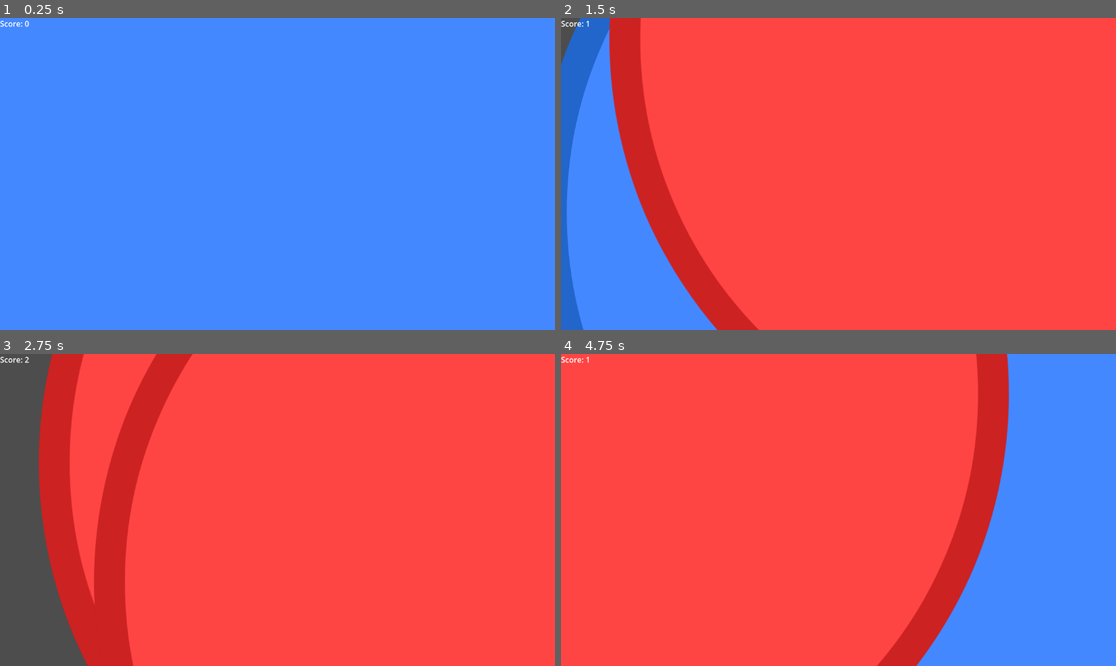
Above: before the commit, frames 1-4 (two rows, left to right).
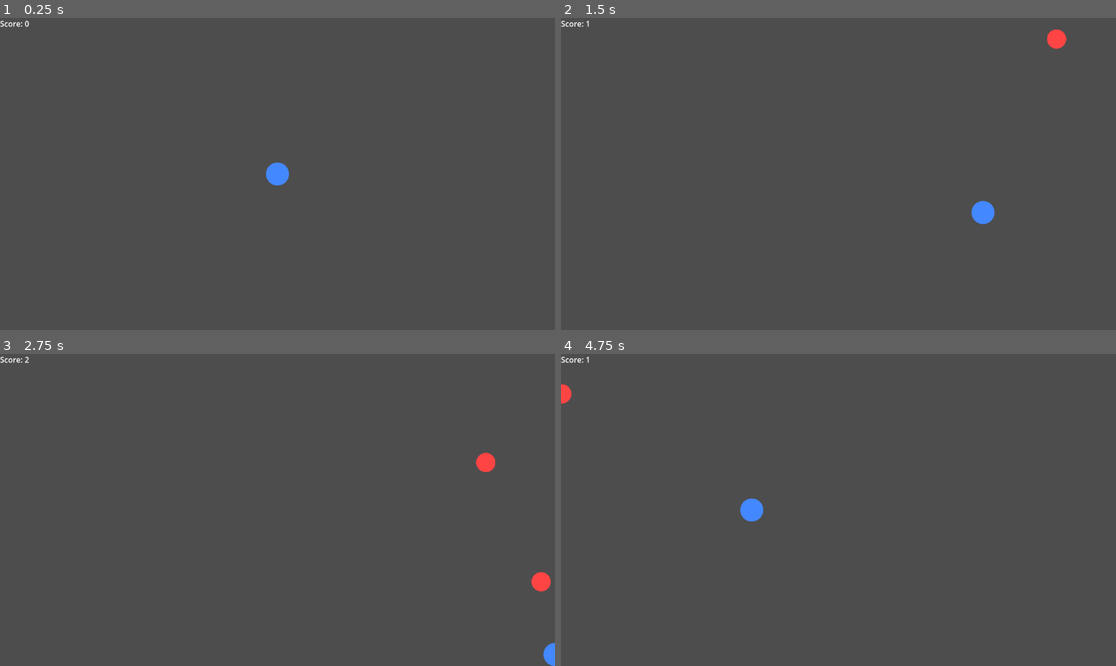
Above: after the commit, the same moments.

Repository: aiyimu/godot-dodge-monster-learning
Game: Godot game, scene res://scenes/main.tscn
Two runs of this game, one before a commit and one after it. Both use one fixed random seed, a clock stepped at 60 frames per second and the inputs below. Before the commit the project has no main scene; this scene is started directly in both runs.
Inputs:
- Up to frame 1 (0.25 s): no input
- Up to frame 2 (1.5 s): tap Enter at 0.5 s; hold Right (ui_right) 0.53-1.28 s; hold Down (ui_down) from 1.28 s (still down)
- Up to frame 3 (2.75 s): release Down (ui_down) at 2.03 s; hold Right (ui_right) from 2.03 s (still down)
- Up to frame 4 (4.75 s): release Right (ui_right) at 2.78 s; hold Up (ui_up) 2.78-3.5 s; click "Restart" at 3.5 s; tap Space at 4.25 s; hold Left (ui_left) from 4.28 s (still down)

The runs differ from the first frame. In frame 1, 100% of the frame differs, in the area x 0-100%, y 0-100%; in frame 2, 100%; in frame 3, 91%; in frame 4, 100%.

Commit message:
fix: 修复敌人/玩家贴图过大

Diff:
--- a/project.godot
+++ b/project.godot
@@ -11,6 +11,7 @@
 [application]
 
 config/name="godot-dodge-monster-learning"
+run/main_scene="uid://chfjob0clwgas"
 config/features=PackedStringArray("4.6", "Forward Plus")
 config/icon="res://icon.svg"
 
--- a/scripts/player/player.gd
+++ b/scripts/player/player.gd
@@ -9,7 +9,7 @@
 	screen_size = get_viewport_rect().size
 
 
-func _physics_process(delta: float) -> void:
+func _physics_process(_delta: float) -> void:
 	var direction: Vector2 = Vector2.ZERO
 	if Input.is_action_pressed("ui_right"):
 		direction.x += 1
Binary file changed: assets/textures/enemy.png
Binary file changed: assets/textures/player.png
